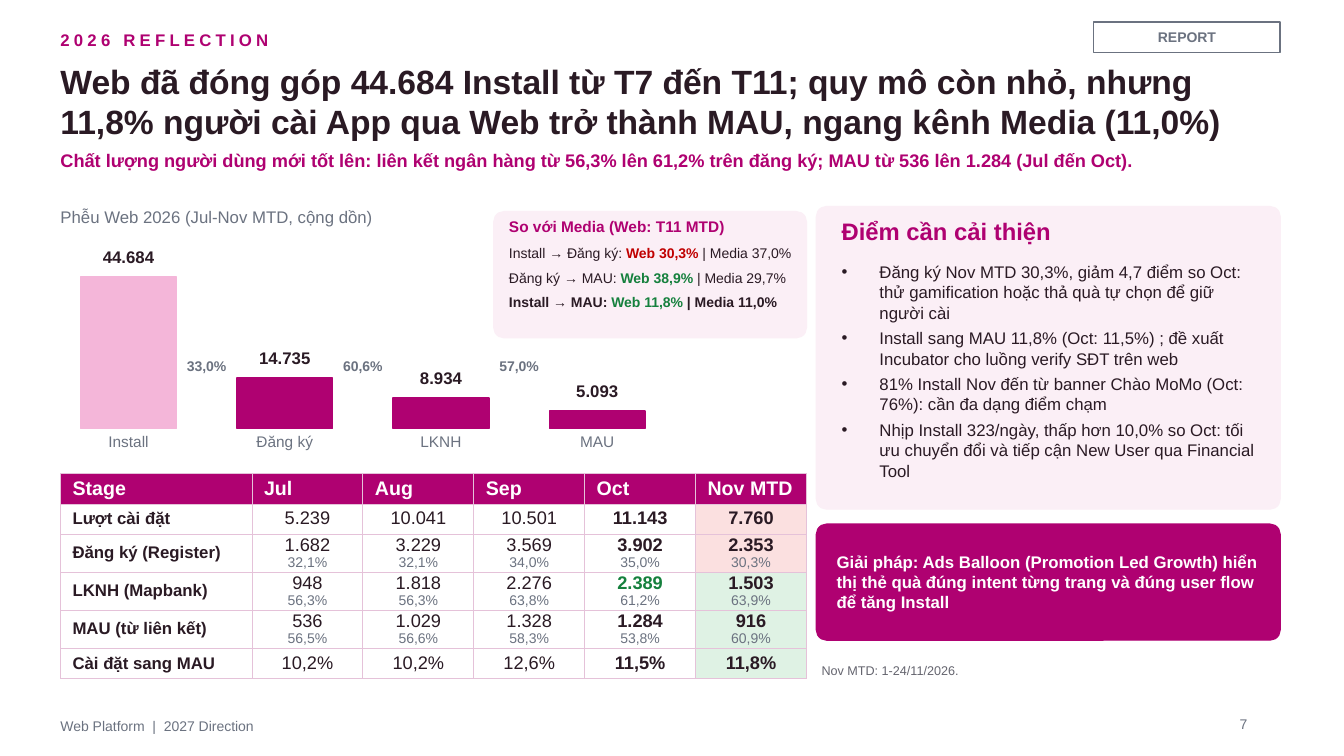
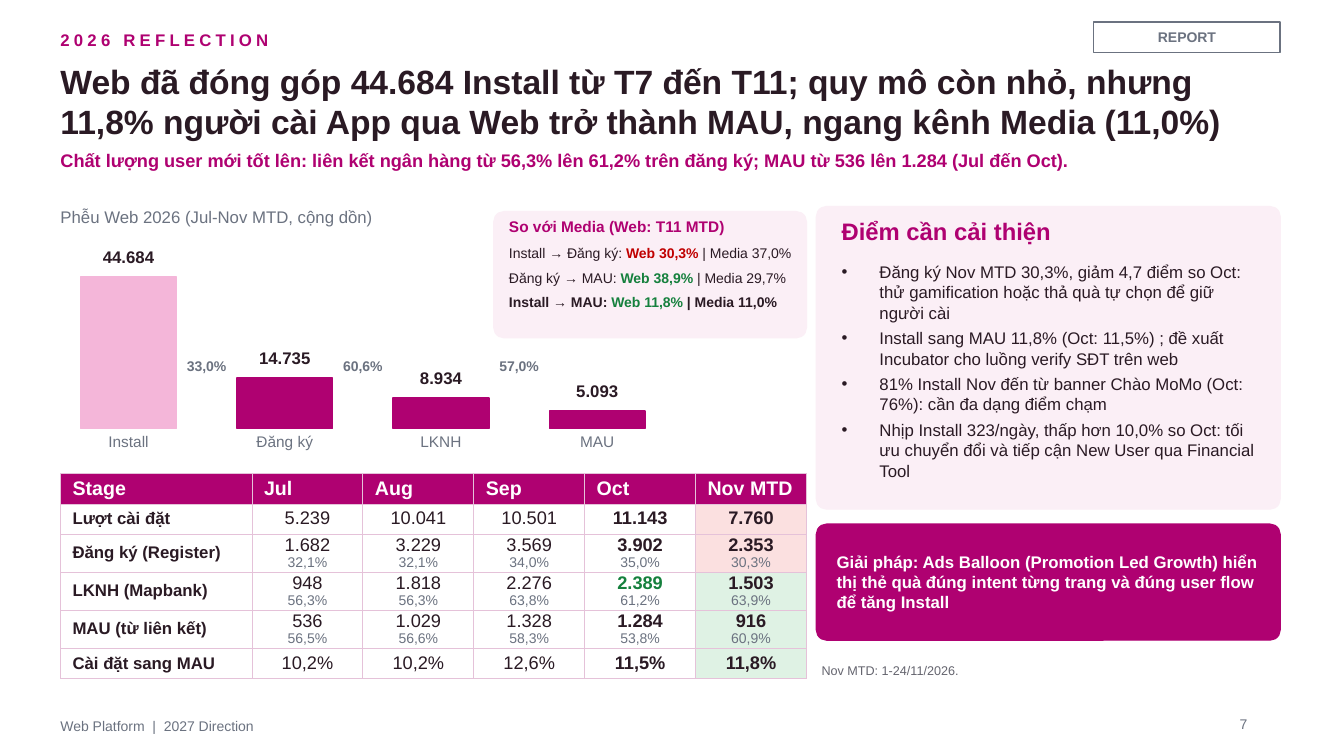
Before and after one commit to stormhoang/hienho-knowledgebase, a slide deck: slide 7 of 07_REPORTS/docs/strategy/2027 Direction - Web Platform (Framework).pptx. Drawn at 1344x756 pixels with LibreOffice and Linux fonts; fonts in the diff are those of the drawing. Boxes give left, top, right and bottom in pixels: in the first picture for what was removed or moved away, otherwise in the second. Text is boxed around its words. In the diff, an @@ line names an element or a change of style, - is before the commit and + after.

```diff
--- a/07_REPORTS/docs/strategy/2027 Direction - Web Platform (Framework).pptx
+++ b/07_REPORTS/docs/strategy/2027 Direction - Web Platform (Framework).pptx
@@ text at <box>60,153,1068,171</box>: text changed @@
-Chất lượng người dùng mới tốt lên: liên kết ngân hàng từ 56,3% lên 61,2% trên đăng ký; MAU từ 536 lên 1.284 (Jul đến Oct).
+Chất lượng user mới tốt lên: liên kết ngân hàng từ 56,3% lên 61,2% trên đăng ký; MAU từ 536 lên 1.284 (Jul đến Oct).
```
Also in this commit, not shown: 11 other slides changed, 2 other files.
